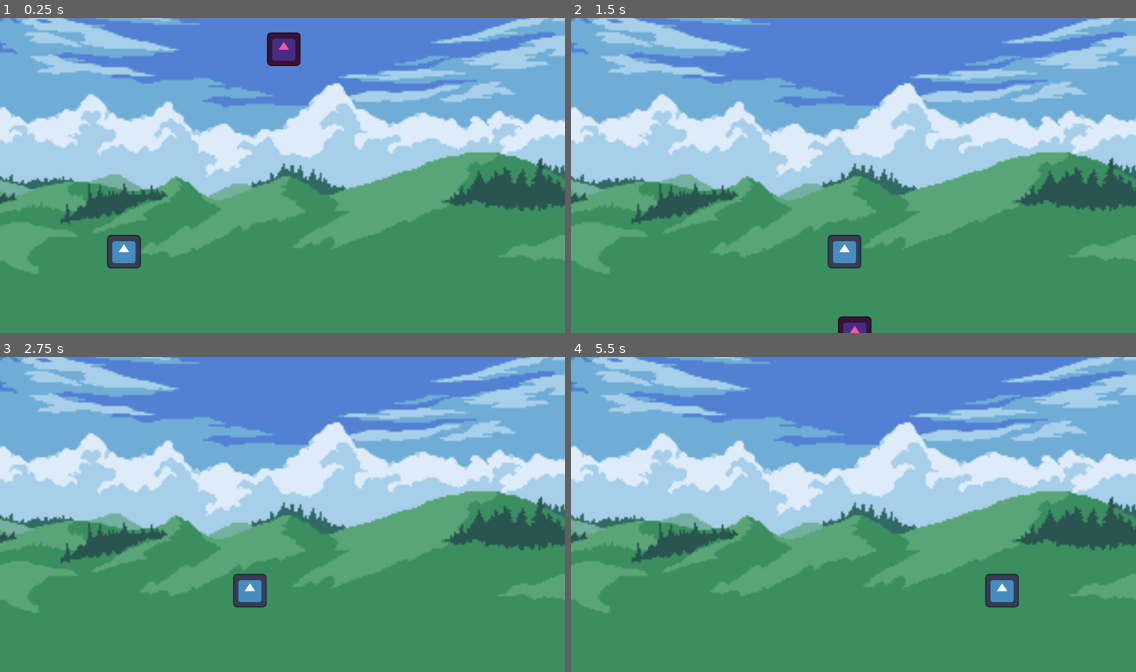
Above: before the commit, frames 1-4 (two rows, left to right).
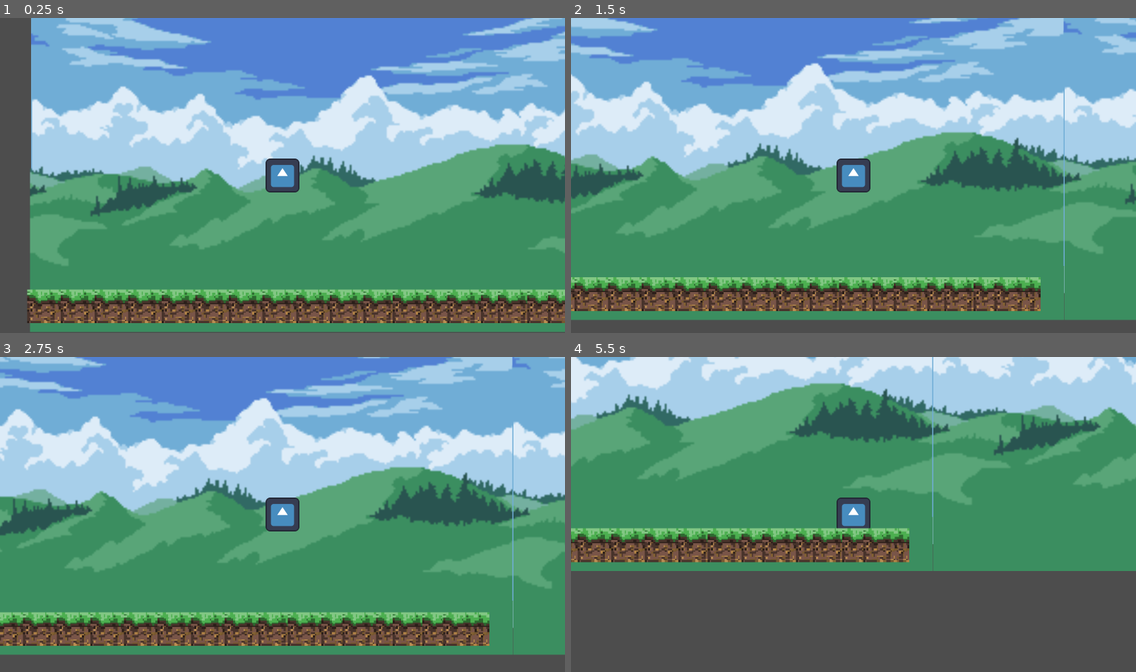
Above: after the commit, the same moments.

Repository: SwiftyProgrammer690/godotgaming
Game: Godot game, scene res://Scenes/Main.tscn
Two runs of this game, one before a commit and one after it. Both use one fixed random seed, a clock stepped at 60 frames per second and the inputs below. The engine's default icon, where the game draws it, is replaced by a stand-in: a white triangle on a blue panel in a dark square.
Inputs:
- Up to frame 1 (0.25 s): no input
- Up to frame 2 (1.5 s): tap Enter (ui_accept) at 0.5, 0.6, 0.77, 1.07, 1.35 s; hold D (right) from 0.53 s (still down)
- Up to frame 3 (2.75 s): tap Enter (ui_accept) at 1.52, 1.82, 2.1 s; release D (right) at 2.03 s; hold A (left) from 2.03 s (still down)
- Up to frame 4 (5.5 s): release A (left) at 2.78 s; hold D (right) 2.78-4.28 s; tap Enter (ui_accept) at 2.85, 3.02, 3.32, 3.6, 3.77, 4.07, 4.35, 4.52, 4.82, 5.1 s; hold A (left) 4.28-5.03 s; hold D (right) from 5.03 s (still down)

The runs differ from the first frame. In frame 1, 45% of the frame differs, in the area x 0-100%, y 0-100%; in frame 2, 58%; in frame 3, 61%; in frame 4, 93%.

Commit message:
changed the whole game model after so many attempts at coding a spawner

Diff:
--- /dev/null
+++ b/CharacterBody2D.gd
@@ -0,0 +1,27 @@
+extends CharacterBody2D
+
+
+const SPEED = 500.0
+const JUMP_VELOCITY = -1000.0
+
+var gravity = ProjectSettings.get_setting("physics/2d/default_gravity")
+
+
+func _physics_process(delta):
+	# Add the gravity.
+	if not is_on_floor():
+		velocity.y += gravity * delta
+
+	# Handle jump.
+	if Input.is_action_just_pressed("ui_accept") and is_on_floor():
+		velocity.y = JUMP_VELOCITY
+
+	# Get the input direction and handle the movement/deceleration.
+	# As good practice, you should replace UI actions with custom gameplay actions.
+	var direction = Input.get_axis("left", "right")
+	if direction:
+		velocity.x = direction * SPEED
+	else:
+		velocity.x = move_toward(velocity.x, 0, SPEED)
+
+	move_and_slide()
--- a/Scenes/Main.tscn
+++ b/Scenes/Main.tscn
@@ -1,12 +1,10 @@
-[gd_scene load_steps=11 format=3 uid="uid://b0sk2kg1kgla4"]
+[gd_scene load_steps=10 format=3 uid="uid://b0sk2kg1kgla4"]
 
-[ext_resource type="PackedScene" uid="uid://bj38nf5jxbk2a" path="res://Scenes/Player.tscn" id="1_gm6gb"]
+[ext_resource type="PackedScene" uid="uid://db0mgwf3r3sw8" path="res://Scenes/Player.tscn" id="1_gm6gb"]
 [ext_resource type="Texture2D" uid="uid://bthotuqr0efu" path="res://Assets/pixil-frame-0.png" id="2_6ln60"]
 [ext_resource type="Texture2D" uid="uid://duhrjix1qe4wn" path="res://Assets/FreeCuteTileset/BG3.png" id="3_7ehv1"]
 [ext_resource type="Texture2D" uid="uid://kr31eo8w7hx4" path="res://Assets/FreeCuteTileset/BG2.png" id="4_dim6g"]
 [ext_resource type="Texture2D" uid="uid://dj6qi7eh0lg1m" path="res://Assets/FreeCuteTileset/BG1.png" id="5_2mci4"]
-[ext_resource type="PackedScene" uid="uid://bn86q1833h8it" path="res://Scenes/fruit1.tscn" id="6_vl8xd"]
-[ext_resource type="Script" path="res://Scripts/ground.gd" id="7_6l2jp"]
 
 [sub_resource type="TileSetAtlasSource" id="TileSetAtlasSource_7lf4s"]
 texture = ExtResource("2_6ln60")
@@ -80,16 +78,19 @@
 [sub_resource type="TileSet" id="TileSet_gk4qh"]
 sources/0 = SubResource("TileSetAtlasSource_7lf4s")
 
-[sub_resource type="RectangleShape2D" id="RectangleShape2D_xkejv"]
-size = Vector2(2140, 123)
+[sub_resource type="RectangleShape2D" id="RectangleShape2D_sa4yp"]
+size = Vector2(248, 1237)
+
+[sub_resource type="RectangleShape2D" id="RectangleShape2D_04aqc"]
+size = Vector2(2152, 158)
 
 [node name="Node2D" type="Node2D"]
 
-[node name="Player" parent="." instance=ExtResource("1_gm6gb")]
-position = Vector2(-34, 126)
+[node name="CharacterBody2D" parent="." instance=ExtResource("1_gm6gb")]
+position = Vector2(962, 597)
 
 [node name="TileMap" type="TileMap" parent="."]
-position = Vector2(462, 220)
+position = Vector2(-2, -32)
 tile_set = SubResource("TileSet_gk4qh")
 rendering_quadrant_size = 128
 format = 2
@@ -103,22 +104,40 @@
 
 [node name="Sprite2D3" type="Sprite2D" parent="Sprite2D2"]
 show_behind_parent = true
-position = Vector2(-1.52588e-05, -14.5714)
-scale = Vector2(1, 1)
+position = Vector2(1.14285, -14.5714)
 texture = ExtResource("4_dim6g")
 
 [node name="Sprite2D" type="Sprite2D" parent="Sprite2D2/Sprite2D3"]
 show_behind_parent = true
 position = Vector2(-0.571381, -14.8571)
-scale = Vector2(1, 1)
 texture = ExtResource("5_2mci4")
 
-[node name="Fruit1" parent="." instance=ExtResource("6_vl8xd")]
-position = Vector2(1082, 85)
+[node name="Sprite2D3" type="Sprite2D" parent="."]
+show_behind_parent = true
+position = Vector2(3361, 554)
+scale = Vector2(7, 7)
+texture = ExtResource("3_7ehv1")
 
-[node name="Area2D" type="Area2D" parent="."]
-script = ExtResource("7_6l2jp")
+[node name="Sprite2D3" type="Sprite2D" parent="Sprite2D3"]
+show_behind_parent = true
+position = Vector2(-1.52588e-05, -14.5714)
+texture = ExtResource("4_dim6g")
 
-[node name="CollisionShape2D" type="CollisionShape2D" parent="Area2D"]
-position = Vector2(1074, 1135.5)
-shape = SubResource("RectangleShape2D_xkejv")
+[node name="Sprite2D" type="Sprite2D" parent="Sprite2D3/Sprite2D3"]
+show_behind_parent = true
+position = Vector2(-0.571381, -14.8571)
+texture = ExtResource("5_2mci4")
+
+[node name="Border" type="StaticBody2D" parent="."]
+
+[node name="CollisionShape2D" type="CollisionShape2D" parent="Border"]
+position = Vector2(-114, 608.5)
+shape = SubResource("RectangleShape2D_sa4yp")
+
+[node name="CollisionShape2D2" type="CollisionShape2D" parent="Border"]
+position = Vector2(2268, 611)
+shape = SubResource("RectangleShape2D_sa4yp")
+
+[node name="CollisionShape2D3" type="CollisionShape2D" parent="Border"]
+position = Vector2(1082, 1149)
+shape = SubResource("RectangleShape2D_04aqc")
--- a/Scenes/Player.tscn
+++ b/Scenes/Player.tscn
@@ -1,18 +1,19 @@
-[gd_scene load_steps=4 format=3 uid="uid://bj38nf5jxbk2a"]
+[gd_scene load_steps=4 format=3 uid="uid://db0mgwf3r3sw8"]
 
-[ext_resource type="Script" path="res://Scripts/player.gd" id="1_ht1j3"]
+[ext_resource type="Script" path="res://CharacterBody2D.gd" id="1_wo34p"]
 [ext_resource type="Texture2D" uid="uid://q066klwb1pa6" path="res://icon.svg" id="2_l04s4"]
 
-[sub_resource type="RectangleShape2D" id="RectangleShape2D_a214k"]
-size = Vector2(110, 116)
+[sub_resource type="RectangleShape2D" id="RectangleShape2D_i442q"]
+size = Vector2(117, 122)
 
-[node name="Player" type="CharacterBody2D"]
-script = ExtResource("1_ht1j3")
+[node name="CharacterBody2D" type="CharacterBody2D"]
+script = ExtResource("1_wo34p")
+
+[node name="Camera2D" type="Camera2D" parent="."]
 
 [node name="Sprite2D" type="Sprite2D" parent="."]
-position = Vector2(506, 764)
 texture = ExtResource("2_l04s4")
 
 [node name="CollisionShape2D" type="CollisionShape2D" parent="."]
-position = Vector2(1064, 876)
-shape = SubResource("RectangleShape2D_a214k")
+position = Vector2(-1.5, -2)
+shape = SubResource("RectangleShape2D_i442q")
--- a/Scenes/fruit1.gd
+++ /dev/null
@@ -1,16 +0,0 @@
-extends CharacterBody2D
-
-
-const SPEED = 300.0
-const JUMP_VELOCITY = -400.0
-
-# Get the gravity from the project settings to be synced with RigidBody nodes.
-var gravity = ProjectSettings.get_setting("physics/2d/default_gravity")
-
-
-func _physics_process(delta):
-	# Add the gravity.
-
-	velocity.y += gravity * delta
-
-	move_and_slide()
--- a/Scenes/fruit1.tscn
+++ /dev/null
@@ -1,20 +0,0 @@
-[gd_scene load_steps=4 format=3 uid="uid://bn86q1833h8it"]
-
-[ext_resource type="Script" path="res://Scenes/fruit1.gd" id="1_eav00"]
-[ext_resource type="Texture2D" uid="uid://q066klwb1pa6" path="res://icon.svg" id="1_krx1h"]
-
-[sub_resource type="RectangleShape2D" id="RectangleShape2D_d25k7"]
-size = Vector2(60, 63)
-
-[node name="Fruit1" type="CharacterBody2D"]
-position = Vector2(0, 1)
-script = ExtResource("1_eav00")
-
-[node name="Sprite2D" type="Sprite2D" parent="."]
-modulate = Color(1, 0.321569, 0.678431, 1)
-position = Vector2(-1, 1)
-texture = ExtResource("1_krx1h")
-
-[node name="CollisionShape2D2" type="CollisionShape2D" parent="."]
-scale = Vector2(2, 2)
-shape = SubResource("RectangleShape2D_d25k7")
--- a/Scripts/ground.gd
+++ /dev/null
@@ -1,12 +0,0 @@
-extends Area2D
-
-var scene = preload("res://Scenes/fruit1.tscn")
-
-# Called when the node enters the scene tree for the first time.
-func _ready():
-	pass # Replace with function body.
-
-
-# Called every frame. 'delta' is the elapsed time since the previous frame.
-func _process(delta):
-	pass
--- a/project.godot
+++ b/project.godot
@@ -19,6 +19,28 @@
 
 window/size/viewport_width=2152
 window/size/viewport_height=1200
+
+[importer_defaults]
+
+texture={
+"compress/channel_pack": 0,
+"compress/hdr_compression": 1,
+"compress/high_quality": false,
+"compress/lossy_quality": 0.7,
+"compress/mode": 0,
+"compress/normal_map": 0,
+"detect_3d/compress_to": 1,
+"mipmaps/generate": false,
+"mipmaps/limit": -1,
+"process/fix_alpha_border": true,
+"process/hdr_as_srgb": false,
+"process/hdr_clamp_exposure": false,
+"process/normal_map_invert_y": false,
+"process/premult_alpha": false,
+"process/size_limit": 0,
+"roughness/mode": 0,
+"roughness/src_normal": ""
+}
 
 [input]
 
Binary file added: Assets/idle.png
Not shown, added: Assets/idle.png.import
Binary file added: Assets/jump.png
Not shown, added: Assets/jump.png.import
Binary file added: Assets/run.png
Not shown, added: Assets/run.png.import
Not shown, changed: .DS_Store
Not shown, added: Assets/.DS_Store
